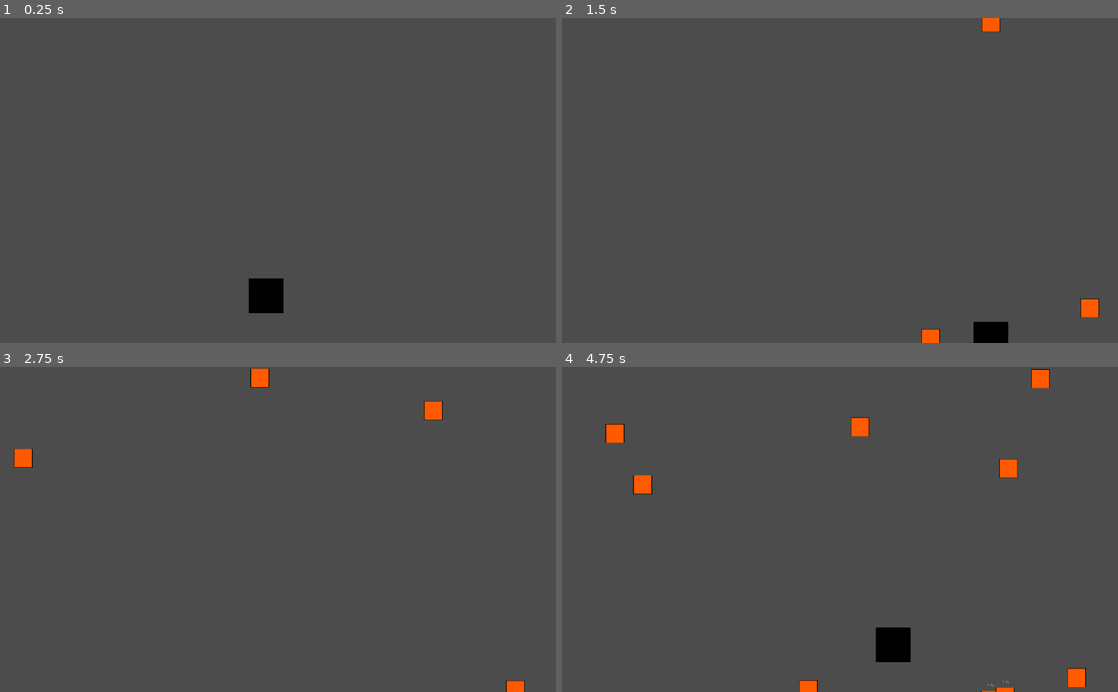
Above: before the commit, frames 1-4 (two rows, left to right).
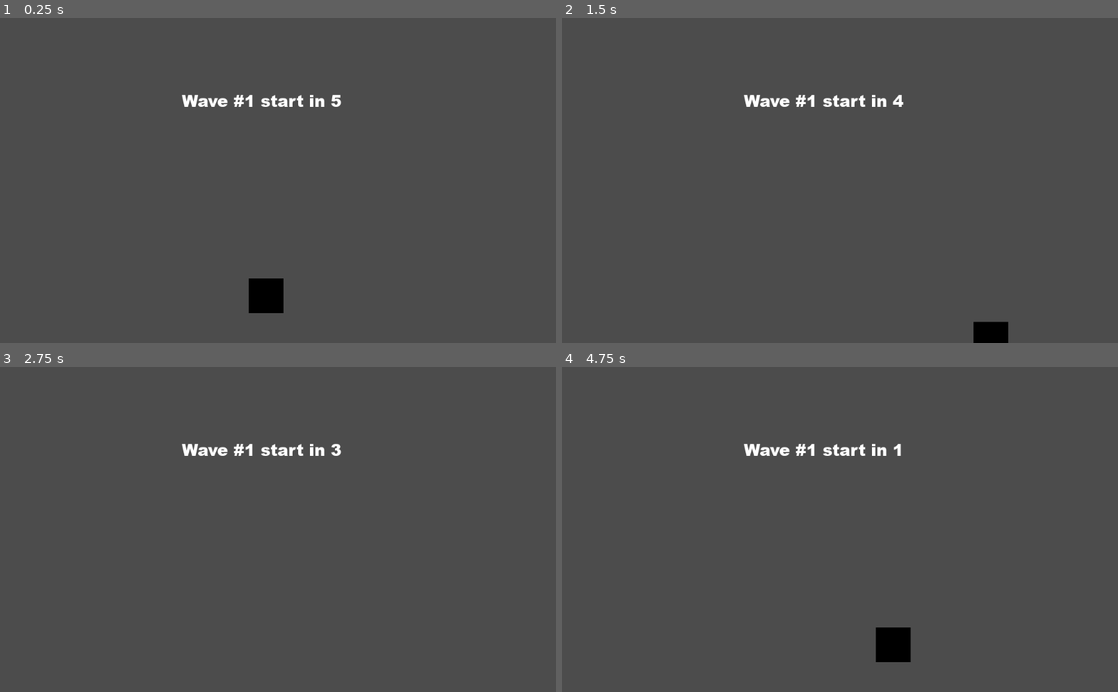
Above: after the commit, the same moments.

Repository: am-camila/Garden-Wars
Game: Godot game, scene res://models/Main/Main.tscn
Two runs of this game, one before a commit and one after it. Both use one fixed random seed, a clock stepped at 60 frames per second and the inputs below.
Inputs:
- Up to frame 1 (0.25 s): no input
- Up to frame 2 (1.5 s): hold D (move_right) 0.53-1.28 s; hold S (move_down) from 1.28 s (still down)
- Up to frame 3 (2.75 s): release S (move_down) at 2.03 s; hold D (move_right) from 2.03 s (still down)
- Up to frame 4 (4.75 s): release D (move_right) at 2.78 s; hold W (move_up) 2.78-3.53 s; hold A (move_left) from 3.53 s (still down)

The runs differ from the first frame. In frame 1, 0.6% of the frame differs, in the area x 32-62%, y 23-28%; in frame 2, 1.0%; in frame 3, 1.3%; in frame 4, 1.9%, in the area x 7-95%, y 0-100%.

Commit message:
Agrego la generación de oleadas automáticas y labels que muestran la oleada actual

Diff:
--- a/src/Player.gd
+++ b/src/Player.gd
@@ -3,9 +3,8 @@
 class_name Player
 
 export var speed = 400
-export var health = 4
-export var damage = 1
-
+export var health = 100
+export var damage = 25
 
 
 onready var fire_position = $FirePosition
@@ -23,8 +22,9 @@
 func _ready():
 	fire_timer.connect("timeout", self, "fire_at_enemy")
 	max_health = health
-	$TextoVida.hide()
-	$TextoVida.text = str(max_health)
+	$LifePoints.max_value = health
+	$LifePoints.hide()
+	$LifePoints.value = max_health
 
 
 func initialize(container, projectile_container):
@@ -68,10 +68,9 @@
 
 func _on_HitArea_body_entered(body):
 	if body is Enemy: #&& !invulnerabilidad:
-		max_health -= damage
-		$TextoVida.text = str(max_health)
-		$TextoVida.show()
+		max_health -= body.damage
+		$LifePoints.value = max_health
+		$LifePoints.show()
 		#agregar invulnerabilidad por 2 o 3 segundos para que no pueda volver a recibir un hit en ese tiempo
 		if max_health < 1:
 			queue_free()
-			##gameOver() funcion que termina la partida
--- a/src/models/Enemy/Enemy.gd
+++ b/src/models/Enemy/Enemy.gd
@@ -5,15 +5,17 @@
 var player
 var max_health
 
+
+
 export var speed = 3500
-export var health = 30
-export var damage = 15
+export var health = 50
+export var damage = 25
 
 func _ready():
+	$LifeBar.max_value = health
 	max_health = health
-	$TextoVida.hide()
-	$TextoVida.text = str(max_health)
-
+	$LifeBar.hide()
+	$LifeBar.value = max_health
 
 func set_values(player):
 	self.player = player
@@ -30,17 +32,10 @@
 
 
 
-#func kill_enemy(damage):
-#	max_health -= damage
-#	if max_health < 1:
-#		queue_free()
-
-
 func _on_Area2D_body_entered(body):
 	if body is Projectile:
-		print(body)
-		max_health -= damage
-		$TextoVida.text = str(max_health)
-		$TextoVida.show()
+		max_health -= player.damage
+		$LifeBar.value = max_health
+		$LifeBar.show()
 		if max_health < 1:
 			queue_free()
--- a/src/models/Enemy/Enemy.tscn
+++ b/src/models/Enemy/Enemy.tscn
@@ -33,11 +33,11 @@
 position = Vector2( 7, 16 )
 shape = SubResource( 2 )
 
-[node name="TextoVida" type="Label" parent="."]
+[node name="LifeBar" type="ProgressBar" parent="."]
 margin_left = -9.0
 margin_top = -46.0
 margin_right = 23.0
 margin_bottom = -26.0
-align = 1
+percent_visible = false
 
 [connection signal="body_entered" from="Area2D" to="." method="_on_Area2D_body_entered"]
--- a/src/models/Main/Main.gd
+++ b/src/models/Main/Main.gd
@@ -2,23 +2,91 @@
 
 export var enemy_scene: PackedScene
 onready var player = $Player
+
+#lista que contiene a todos los enemigos generados
+var enemies = []
+
 var enemy_count = 0
 export var max_enemies = 10
-# Called when the node enters the scene tree for the first time.
+
+
+export var time_per_wave = 10
+
+
+var sleep_global_time = 5
+
+#segundos de espera entre oleada
+var sleep_wave_timer = 5
+
+#oleada actual
+var current_wave = 1
+
+#tiempo que dura la oleada
+var time_wave
+
+#tiempo actual de oleada
+var time_current_wave = 0
+
+
 func _ready():
-	randomize()
-	$EnemiesTimer.start()
+	time_wave = time_per_wave + (current_wave * time_per_wave * 0.5)
 	player.initialize(self, self)
+	see_wave_text()
 
-# Called every time the timer times out.
+
+# Timer que spawnea los enemigos en cada oleada
 func _on_EnemiesTimer_timeout():
-	if enemy_count >= max_enemies:
+	if time_wave < 1:
+		$TimerText.hide()
+		$PlayWaveTimer.stop()
+		current_wave +=1
+		time_wave = time_per_wave + (current_wave * time_per_wave * 0.5)
+		deleteEnemies()
+		see_wave_text()
 		return
 	var enemy = enemy_scene.instance()
 	enemy.set_values(player)
+	enemies.append(enemy)
 
 	var enemy_spawn_location = get_node("EnemiesPath/EnemiesPathLocation")
 	enemy_spawn_location.offset = randi()
 	enemy.position = enemy_spawn_location.position
 	add_child(enemy)
 	enemy_count+=1
+	time_current_wave+=1
+	time_wave -=1
+	$TimerText.text = "Next Wave in: " + str(time_wave)
+
+
+#Timer que ejecuta cada oleada
+func _on_PlayWaveTimer_timeout():
+	if player.health <= 1:
+		return
+	$TimerText.show()
+	$TimerText.text = "Next Wave in: " + str(time_wave)
+	$EnemiesTimer.start()
+
+
+#Muestra el texto en pantalla previo a iniciar la oleada
+func see_wave_text():
+	$NumberWaveTimer/NumberWave.show()
+	$NumberWaveTimer/NumberWave.text = "Wave #"+str(current_wave)+" start in "+str(sleep_wave_timer)
+	$NumberWaveTimer.start()
+
+#Timer que disminuye el tiempo que muestra el texto previo a iniciar la oleada
+func _on_NumberWaveTimer_timeout():
+	if sleep_wave_timer <= 1:
+		$NumberWaveTimer.stop()
+		$NumberWaveTimer/NumberWave.hide()
+		$PlayWaveTimer.start()
+		sleep_wave_timer = sleep_global_time +1
+	sleep_wave_timer -= 1
+	$NumberWaveTimer/NumberWave.text = "Wave #"+str(current_wave)+" start in "+str(sleep_wave_timer)
+
+
+func deleteEnemies():
+	for enemy in enemies:
+		if is_instance_valid(enemy):
+			enemy.queue_free()
+	enemies.clear()
+	$EnemiesTimer.stop()
--- a/src/models/Main/Main.tscn
+++ b/src/models/Main/Main.tscn
@@ -1,13 +1,22 @@
-[gd_scene load_steps=5 format=2]
+[gd_scene load_steps=8 format=2]
 
 [ext_resource path="res://models/Player/Player.tscn" type="PackedScene" id=1]
 [ext_resource path="res://models/Enemy/Enemy.tscn" type="PackedScene" id=2]
 [ext_resource path="res://models/Main/Main.gd" type="Script" id=3]
+[ext_resource path="res://fonts/ariblk.ttf" type="DynamicFontData" id=4]
 
 [sub_resource type="Curve2D" id=1]
 _data = {
 "points": PoolVector2Array( 0, 0, 0, 0, 0, 0, 0, 0, 0, 0, 1024, 0, 0, 0, 0, 0, 1024, 600, 0, 0, 0, 0, 0, 600, 0, 0, 0, 0, 0, 0 )
 }
+
+[sub_resource type="DynamicFont" id=2]
+size = 20
+font_data = ExtResource( 4 )
+
+[sub_resource type="DynamicFont" id=3]
+size = 30
+font_data = ExtResource( 4 )
 
 [node name="Main" type="Node"]
 script = ExtResource( 3 )
@@ -21,6 +30,26 @@
 [node name="EnemiesPathLocation" type="PathFollow2D" parent="EnemiesPath"]
 
 [node name="EnemiesTimer" type="Timer" parent="."]
-wait_time = 0.5
+
+[node name="TimerText" type="Label" parent="."]
+margin_left = 815.0
+margin_top = 10.0
+margin_right = 1025.0
+margin_bottom = 50.0
+custom_fonts/font = SubResource( 2 )
+
+[node name="PlayWaveTimer" type="Timer" parent="."]
+
+[node name="NumberWaveTimer" type="Timer" parent="."]
+
+[node name="NumberWave" type="Label" parent="NumberWaveTimer"]
+margin_left = 271.0
+margin_top = 130.0
+margin_right = 693.0
+margin_bottom = 182.0
+custom_fonts/font = SubResource( 3 )
+align = 1
 
 [connection signal="timeout" from="EnemiesTimer" to="." method="_on_EnemiesTimer_timeout"]
+[connection signal="timeout" from="PlayWaveTimer" to="." method="_on_PlayWaveTimer_timeout"]
+[connection signal="timeout" from="NumberWaveTimer" to="." method="_on_NumberWaveTimer_timeout"]
--- a/src/models/Player/Player.tscn
+++ b/src/models/Player/Player.tscn
@@ -34,13 +34,12 @@
 position = Vector2( 0, -0.5 )
 shape = SubResource( 2 )
 
-[node name="TextoVida" type="Label" parent="."]
+[node name="LifePoints" type="ProgressBar" parent="."]
 margin_left = -20.0
 margin_top = -52.0
 margin_right = 20.0
 margin_bottom = -38.0
-text = "3"
-align = 1
+percent_visible = false
 
 [connection signal="body_entered" from="FireArea" to="." method="_on_FireArea_body_entered"]
 [connection signal="body_exited" from="FireArea" to="." method="_on_FireArea_body_exited"]
Binary file added: src/fonts/ariblk.ttf
